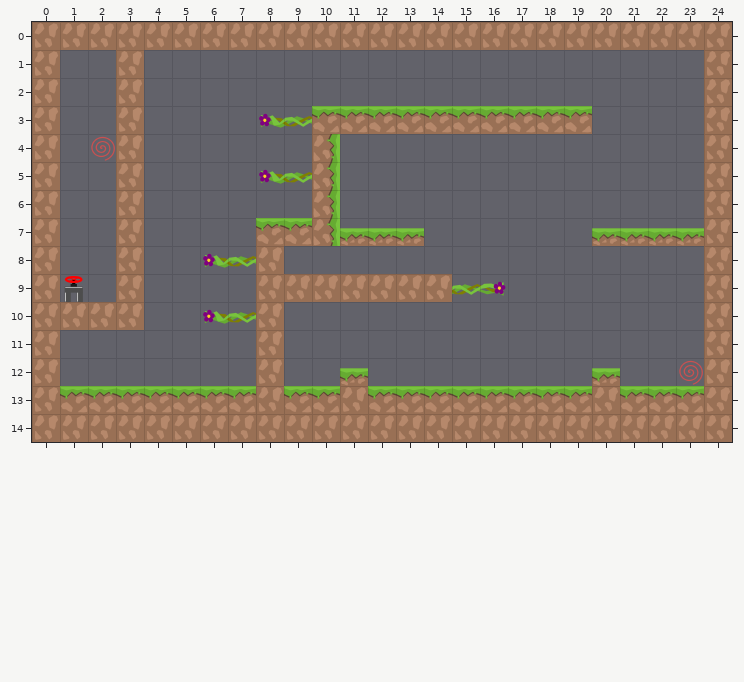
An edit to a level. Tiled map, android/assets/levels/ins_level_14.tmx. The first picture shows the starting point.
Cells are 128x128 px. Shown: x 0..24, y 0..14.
New version:
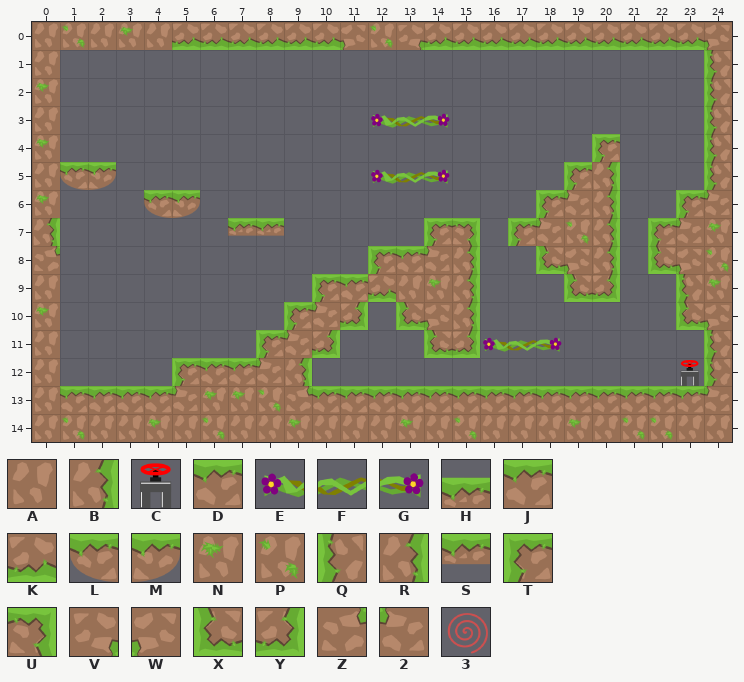
Key: from "tiles_128x128": A 0, B 4, C 10, D 12, E 21, F 22, G 23, H 29; from "tiles_128x128_green": J 0, K 1, L 2, M 3, N 7, P 8, Q 9, R 10, S 11, T 18, U 19, V 24, W 25, X 27, Y 28, Z 33, 2 34; from "tiles_oil_128x128": 3 30.
_ is an empty cell.
Changes in this commit:
{"where": "layer \"graphics\""}
{"y":0,"x":1,"old":"A","new":"P"}
{"y":0,"x":3,"old":"A","new":"N"}
{"y":0,"x":5,"old":"AAAAAAAAAAAAAAAAAAAA","new":"KKKKKKWPVKKKKKKKKKKW"}
{"y":1,"x":3,"old":"A","new":"_"}
{"y":1,"x":24,"old":"A","new":"Q"}
{"y":2,"x":0,"old":"A","new":"N"}
{"y":2,"x":3,"old":"A","new":"_"}
{"y":2,"x":24,"old":"A","new":"Q"}
{"y":3,"x":3,"old":"A","new":"_"}
{"y":3,"x":8,"old":"EFDDDDDDDDDD","new":"____EFG_____"}
{"y":3,"x":24,"old":"A","new":"Q"}
{"y":4,"x":0,"old":"A","new":"N"}
{"y":4,"x":2,"old":"3A","new":"__"}
{"y":4,"x":10,"old":"B","new":"_"}
{"y":4,"x":20,"old":"_","new":"T"}
{"y":4,"x":24,"old":"A","new":"Q"}
{"y":5,"x":1,"old":"__A","new":"LM_"}
{"y":5,"x":8,"old":"EFB","new":"___"}
{"y":5,"x":12,"old":"___","new":"EFG"}
{"y":5,"x":19,"old":"__","new":"TR"}
{"y":5,"x":24,"old":"A","new":"Q"}
{"y":6,"x":0,"old":"A","new":"N"}
{"y":6,"x":3,"old":"A__","new":"_LM"}
{"y":6,"x":10,"old":"B","new":"_"}
{"y":6,"x":18,"old":"___","new":"T2R"}
{"y":6,"x":23,"old":"_A","new":"T2"}
{"y":7,"x":0,"old":"A","new":"R"}
{"y":7,"x":3,"old":"A","new":"_"}
{"y":7,"x":7,"old":"_DDBHHH__","new":"SS_____TU"}
{"y":7,"x":17,"old":"___HHHHA","new":"T2PR_T2N"}
{"y":8,"x":0,"old":"A","new":"Z"}
{"y":8,"x":3,"old":"A","new":"_"}
{"y":8,"x":6,"old":"EFA","new":"___"}
{"y":8,"x":12,"old":"____","new":"TJ2R"}
{"y":8,"x":18,"old":"___","new":"XWR"}
{"y":8,"x":22,"old":"__A","new":"XWP"}
{"y":9,"x":1,"old":"C","new":"_"}
{"y":9,"x":3,"old":"A","new":"_"}
{"y":9,"x":8,"old":"AAAAA","new":"__TJK"}
{"y":9,"x":14,"old":"AFG","new":"NR_"}
{"y":9,"x":19,"old":"__","new":"XY"}
{"y":9,"x":23,"old":"_A","new":"QN"}
{"y":10,"x":0,"old":"AAAA","new":"N___"}
{"y":10,"x":6,"old":"EFA___","new":"___T2Y"}
{"y":10,"x":13,"old":"___","new":"XWR"}
{"y":10,"x":23,"old":"_A","new":"XW"}
{"y":11,"x":8,"old":"A__","new":"T2Y"}
{"y":11,"x":14,"old":"_____","new":"XYEFG"}
{"y":11,"x":24,"old":"A","new":"Q"}
{"y":12,"x":5,"old":"___A_","new":"TJJ2R"}
{"y":12,"x":11,"old":"H","new":"_"}
{"y":12,"x":20,"old":"H","new":"_"}
{"y":12,"x":23,"old":"3A","new":"CQ"}
{"y":13,"x":5,"old":"DDDAD","new":"2NNPZ"}
{"y":13,"x":11,"old":"A","new":"J"}
{"y":13,"x":20,"old":"A","new":"D"}
{"y":13,"x":24,"old":"A","new":"2"}
{"y":14,"x":1,"old":"A","new":"P"}
{"y":14,"x":4,"old":"A","new":"N"}
{"y":14,"x":6,"old":"A","new":"P"}
{"y":14,"x":9,"old":"A","new":"N"}
{"y":14,"x":13,"old":"A","new":"N"}
{"y":14,"x":15,"old":"A","new":"P"}
{"y":14,"x":19,"old":"A","new":"N"}
{"y":14,"x":21,"old":"AA","new":"PP"}
